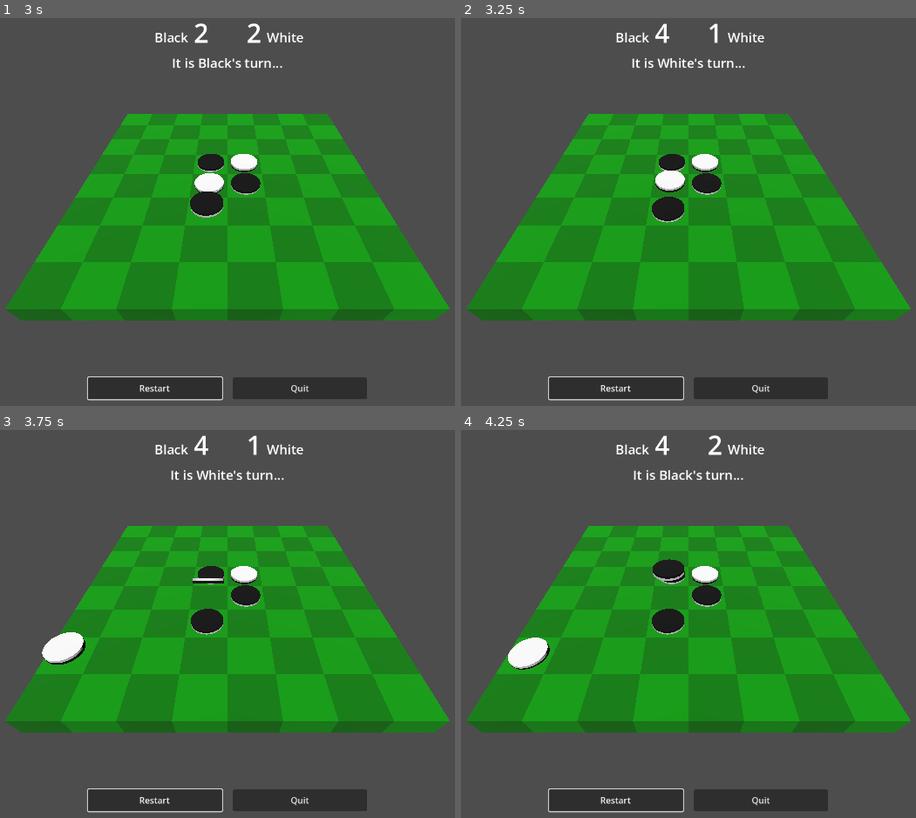
Above: before the commit, frames 1-4 (two rows, left to right).
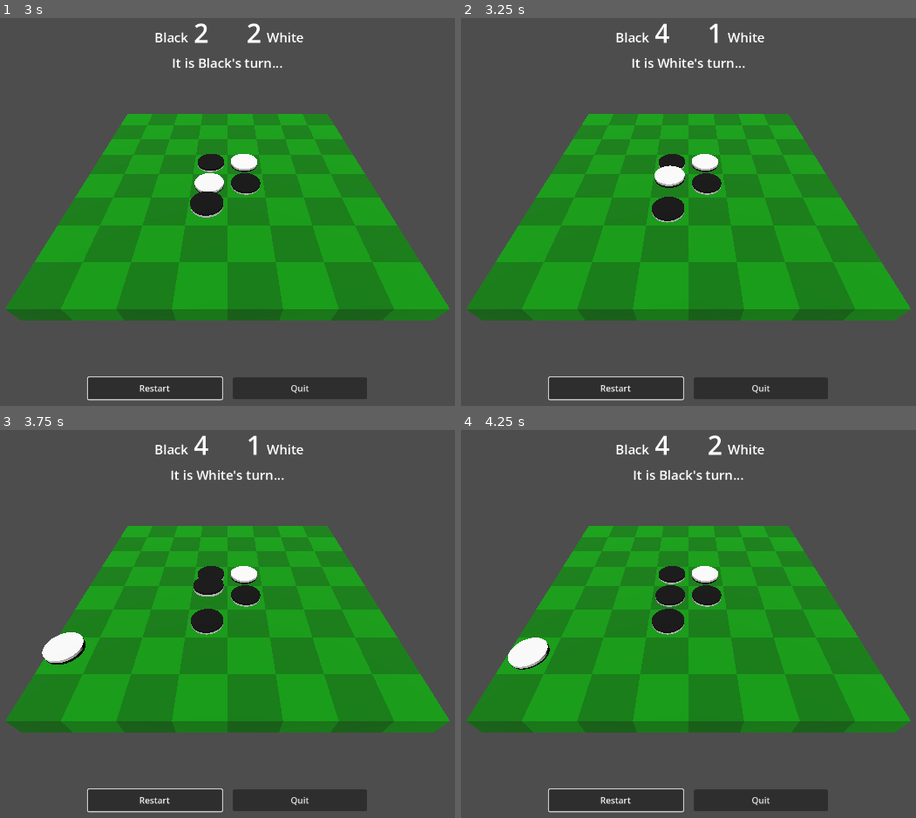
Above: after the commit, the same moments.

Repository: phrasmotica/othello
Game: Godot game, scene res://scenes/3d/game_3d.tscn
The game is run twice, just before and just after one commit, with the same random seed, the same clock (stepped at 60 frames per second) and the same inputs.
Inputs (mouse positions are in pixels of both pictures, inside the frame that each line leads up to):
- Up to frame 1 (3 s): click "Restart" at 0.5 s; click "Restart" at 1.25 s; click "Restart" at 2 s; move the mouse to (382, 192) at 2.77 s; click (382, 192) at 2.92 s
- Up to frame 2 (3.25 s): no input
- Up to frame 3 (3.75 s): move the mouse to (86, 643) at 3.52 s; click (86, 643) at 3.67 s
- Up to frame 4 (4.25 s): no input

Frame 1 is identical in both runs. In frame 2, 0.2% of the frame differs, in the area x 42-50%, y 37-45%; in frame 3, 0.2%; in frame 4, 0.5%, in the area x 42-50%, y 33-46%.

Commit message:
Allow customising the counter-flipping animation speed

Diff:
--- a/scenes/3d/counter_3d.tscn
+++ b/scenes/3d/counter_3d.tscn
@@ -12,9 +12,11 @@
 contact_monitor = true
 max_contacts_reported = 10
 script = ExtResource("1_dcfqh")
+lift_duration = 0.2
 
 [node name="CollisionShape3D" type="CollisionShape3D" parent="."]
 shape = SubResource("CylinderShape3D_ijrpa")
 
 [node name="CounterHalves" parent="." instance=ExtResource("2_61rnl")]
 unique_name_in_owner = true
+flip_duration = null
--- a/scenes/3d/counter_halves.tscn
+++ b/scenes/3d/counter_halves.tscn
@@ -8,6 +8,7 @@
 
 [node name="CounterHalves" type="Node3D"]
 script = ExtResource("1_pld12")
+flip_duration = 0.2
 
 [node name="Main" type="Node3D" parent="."]
 unique_name_in_owner = true
--- a/scripts/3d/counter_3d.gd
+++ b/scripts/3d/counter_3d.gd
@@ -11,8 +11,13 @@
 
 		flip_if_needed()
 
+@export_group("Animation")
+
 @export
 var prevent_tweening := false
+
+@export_range(0.1, 0.5)
+var lift_duration := 0.5
 
 @onready
 var counter_halves: CounterHalves = %CounterHalves
@@ -70,7 +75,7 @@
 		self,
 		"position:y",
 		position.y + 0.5,
-		0.5
+		lift_duration
 	)
 
 	counter_halves.rotate_tween(tween)
--- a/scripts/3d/counter_halves.gd
+++ b/scripts/3d/counter_halves.gd
@@ -14,6 +14,11 @@
 		is_white = value
 
 		_refresh()
+
+@export_group("Animation")
+
+@export_range(0.1, 0.5)
+var flip_duration := 0.5
 
 @onready
 var main: Node3D = %Main
@@ -40,7 +45,7 @@
 		self,
 		"rotation_degrees:x",
 		final_rotation,
-		0.5
+		flip_duration
 	)
 
 	tween.tween_callback(
